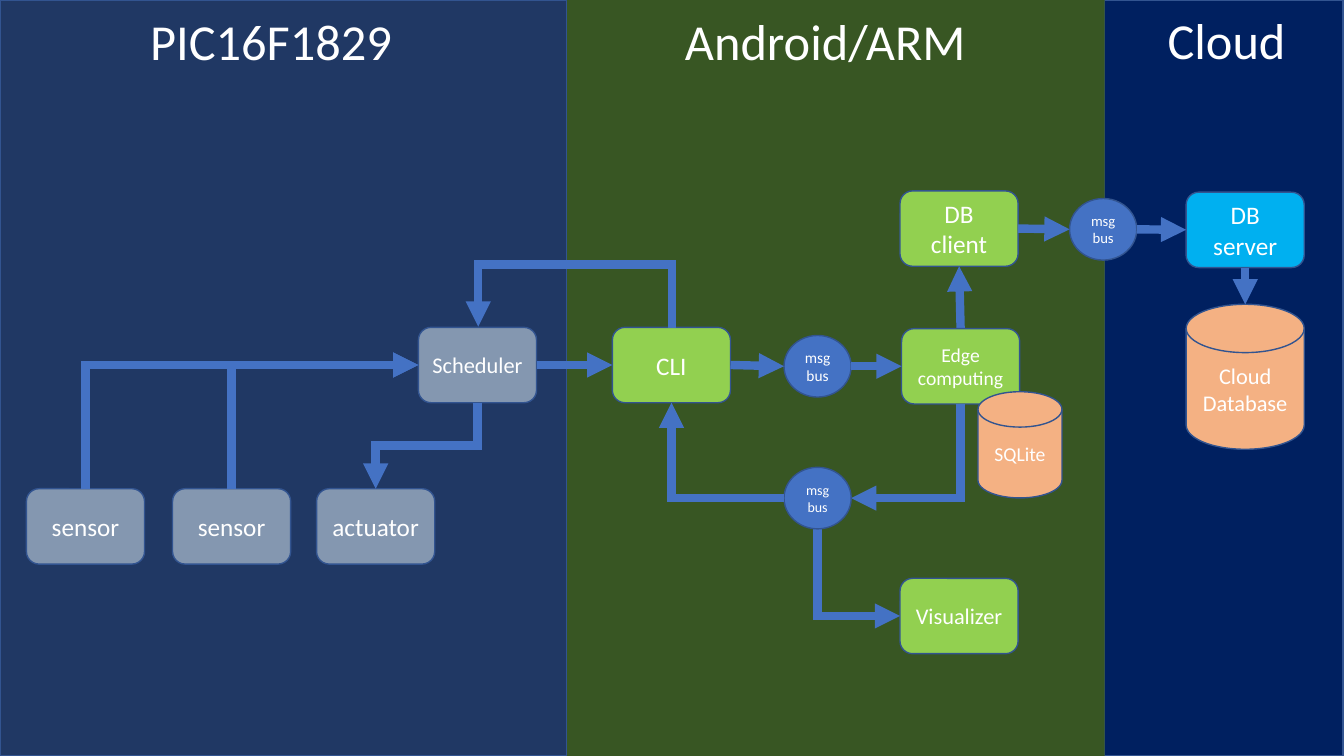
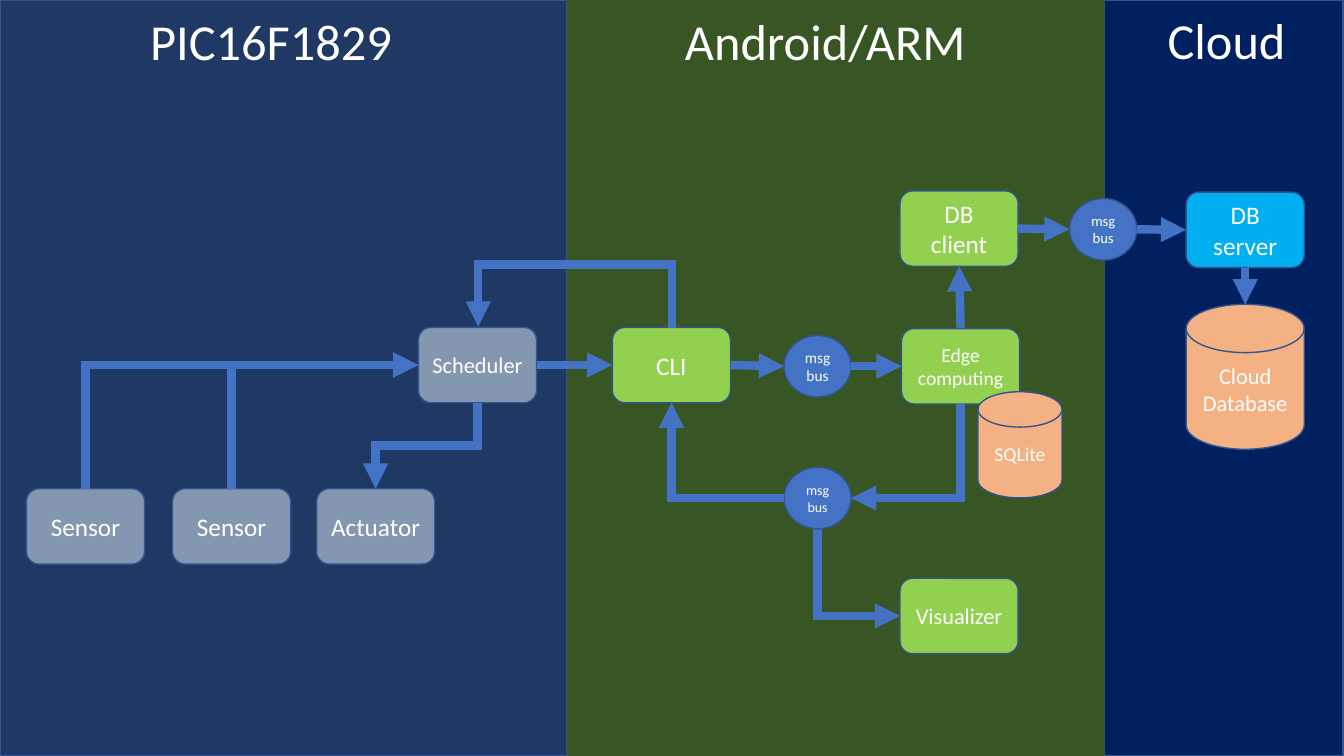
Before and after one commit to araobp/bicycle, a slide deck: slide 1 of doc/flow_based_programming.pptx. Drawn at 1344x756 pixels with LibreOffice and Linux fonts; fonts in the diff are those of the drawing. Boxes give left, top, right and bottom in pixels: in the first picture for what was removed or moved away, otherwise in the second. Text is boxed around its words. In the diff, an @@ line names an element or a change of style, - is before the commit and + after.

```diff
--- a/doc/flow_based_programming.pptx
+++ b/doc/flow_based_programming.pptx
@@ text in rounded rectangle at <box>51,520,120,536</box>: text changed @@
-sensor
+Sensor
@@ text in rounded rectangle at <box>197,520,266,536</box>: text changed @@
-sensor
+Sensor
@@ text in rounded rectangle at <box>331,520,420,536</box>: text changed @@
-actuator
+Actuator
```
Also in this commit, not shown: 1 other file.
